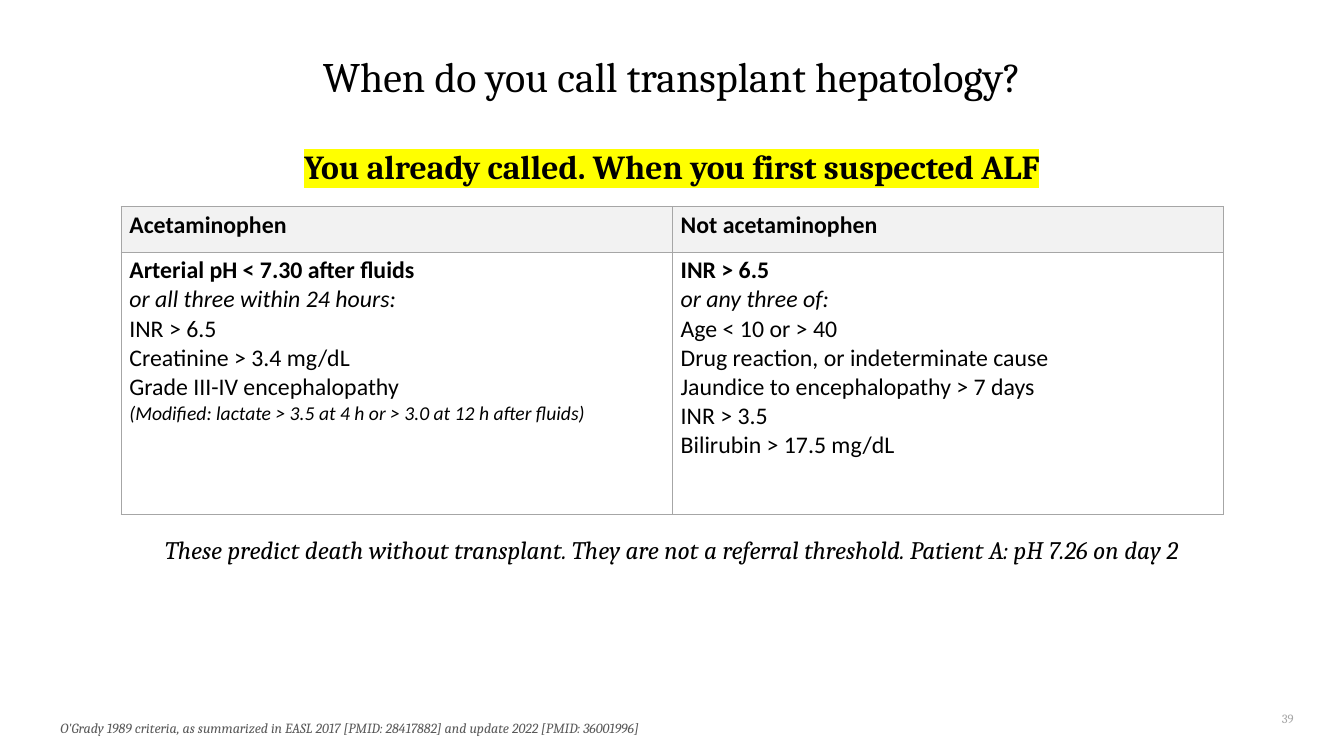
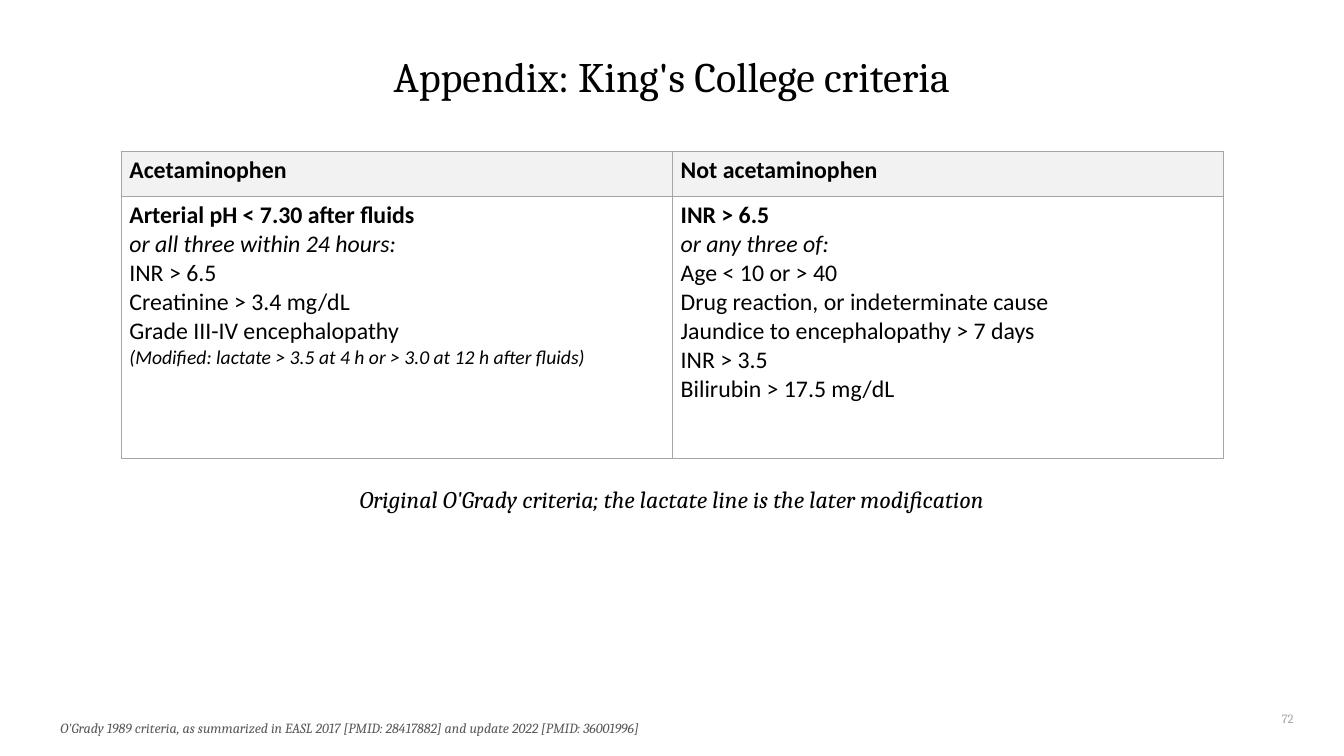
Before and after one commit to qaddodi/mohammad-almeqdadi-lectures, a slide deck: slide 72 of lectures/acute-liver-failure-aclf-in-icu/ALF and ACLF in the ICU.pptx (slide 39 before the commit). Drawn at 1344x756 pixels with LibreOffice and Linux fonts; fonts in the diff are those of the drawing. Boxes give left, top, right and bottom in pixels: in the first picture for what was removed or moved away, otherwise in the second. Text is boxed around its words. In the diff, an @@ line names an element or a change of style, - is before the commit and + after.

```diff
--- a/lectures/acute-liver-failure-aclf-in-icu/ALF and ACLF in the ICU.pptx
+++ b/lectures/acute-liver-failure-aclf-in-icu/ALF and ACLF in the ICU.pptx
@@ title at <box>394,63,950,102</box>: text changed @@
-When do you call transplant hepatology?
+Appendix: King's College criteria
@@ text removed at <box>304,148,1039,187</box> @@
-You already called. When you first suspected ALF
@@ table: place and size @@
-table at <box>121,207,1224,461</box>
+table at <box>121,151,1224,405</box>
@@ text added at <box>360,491,983,513</box>, 17 pt, text #000000, italic @@
+Original O'Grady criteria; the lactate line is the later modification
@@ text removed at <box>165,541,1179,565</box> @@
-These predict death without transplant. They are not a referral threshold. Patient A: pH 7.26 on day 2
@@ page number at <box>1282,715,1294,723</box>: text changed @@
-39
+72
```
Also in this commit, not shown: 33 other slides changed, 5 slides added, 1 slide removed, 2 other files.
